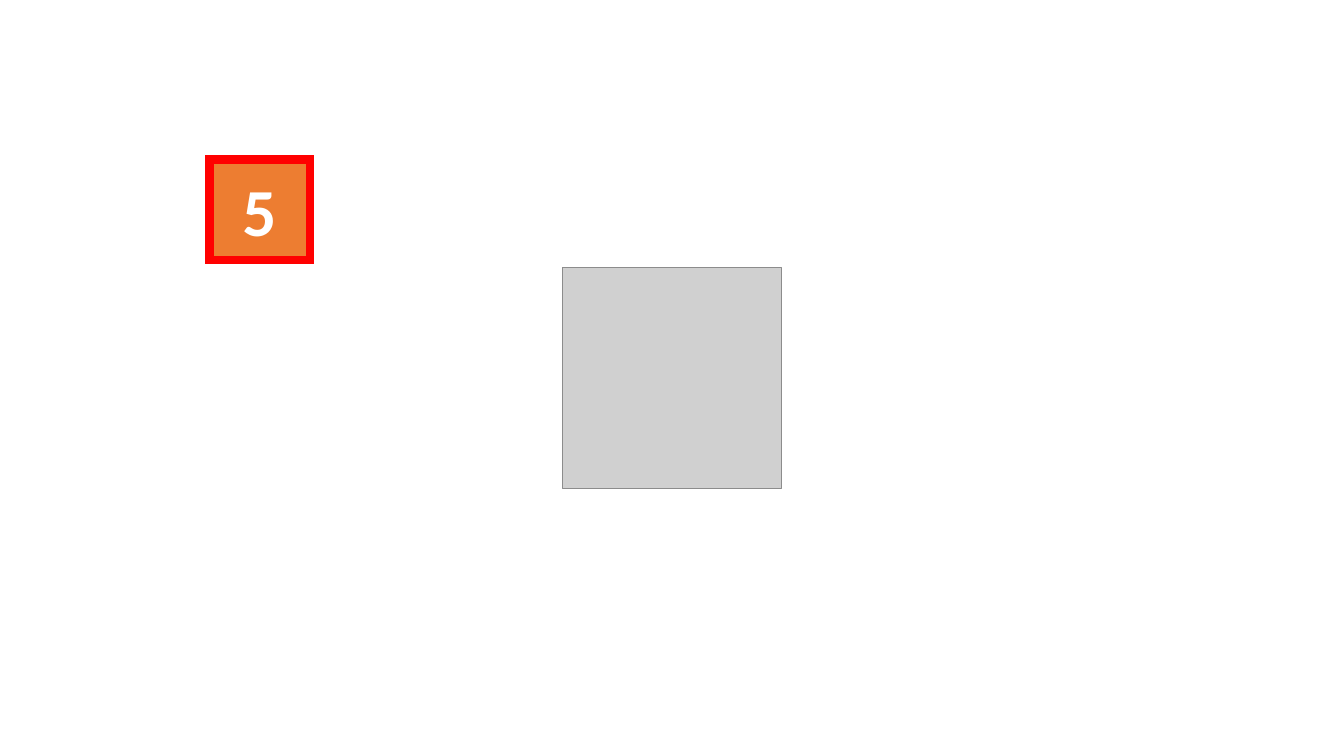
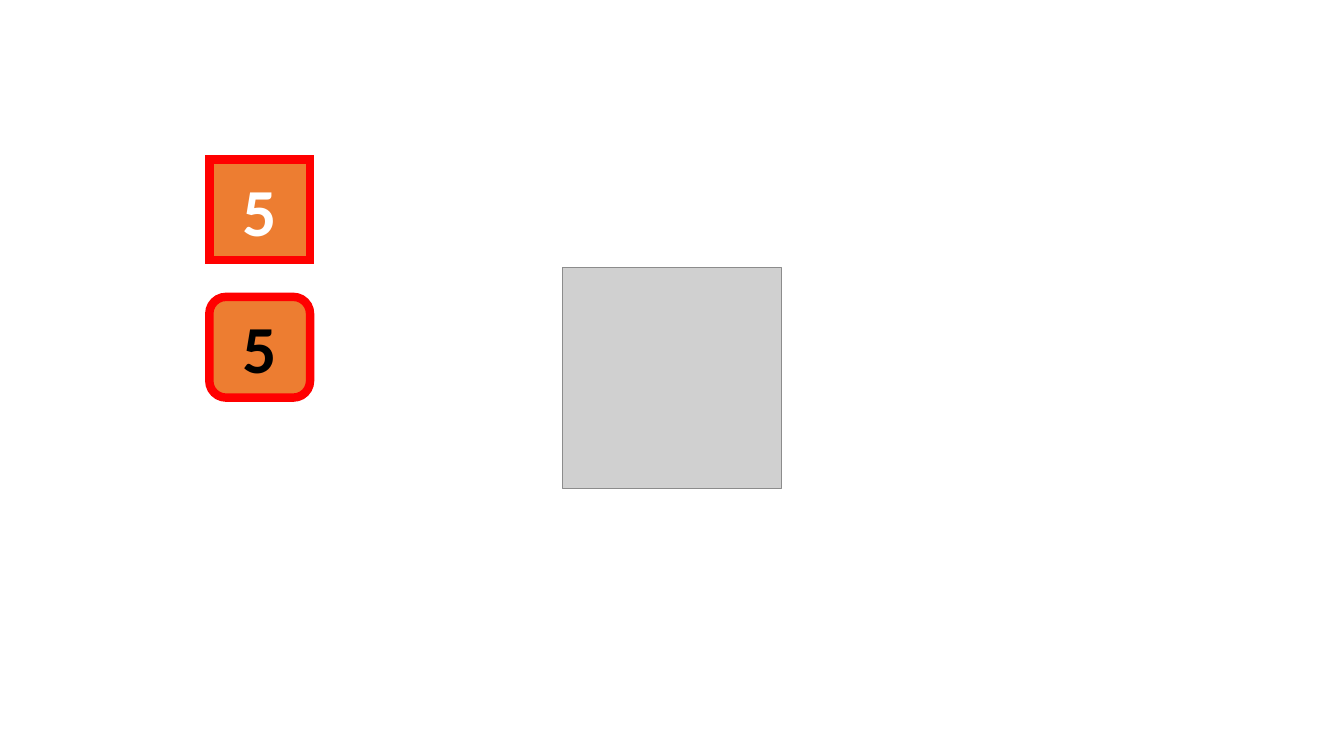
Before and after one commit to kwgao5/kwgao5.github.io, a slide deck: slide 1 of logo2.pptx. Drawn at 1344x756 pixels with LibreOffice and Linux fonts; fonts in the diff are those of the drawing; grey boxes stand for pictures. Boxes give left, top, right and bottom in pixels: in the first picture for what was removed or moved away, otherwise in the second. Text is boxed around its words. In the diff, an @@ line names an element or a change of style, - is before the commit and + after.

```diff
--- a/logo2.pptx
+++ b/logo2.pptx
@@ rounded rectangle added at (x1=210, y1=297, x2=311, y2=398), fill #ED7D31, outline #FF0000 6 pt @@
@@ text added at (x1=242, y1=329, x2=276, y2=374), 48 pt, text #000000, bold @@
+5
```
